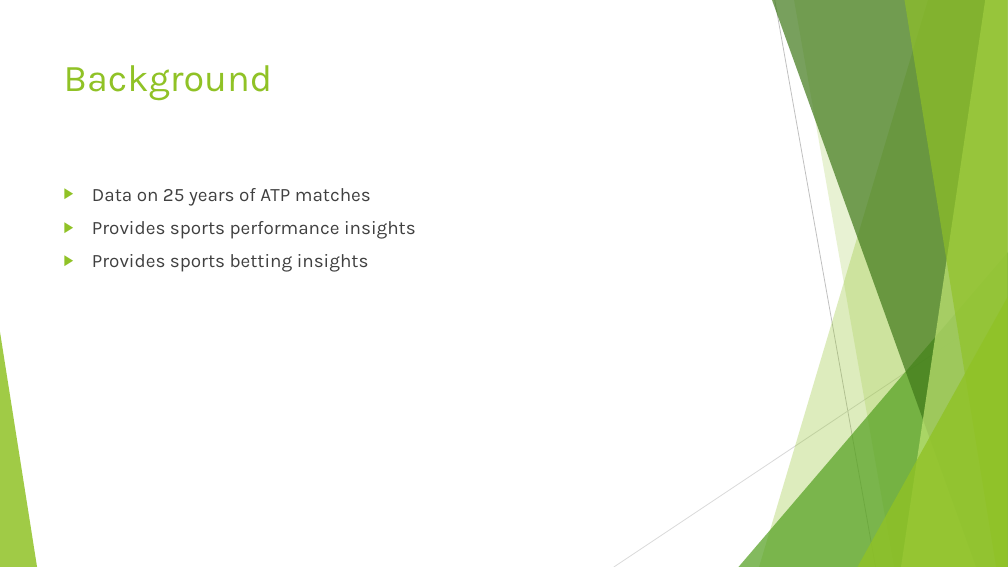
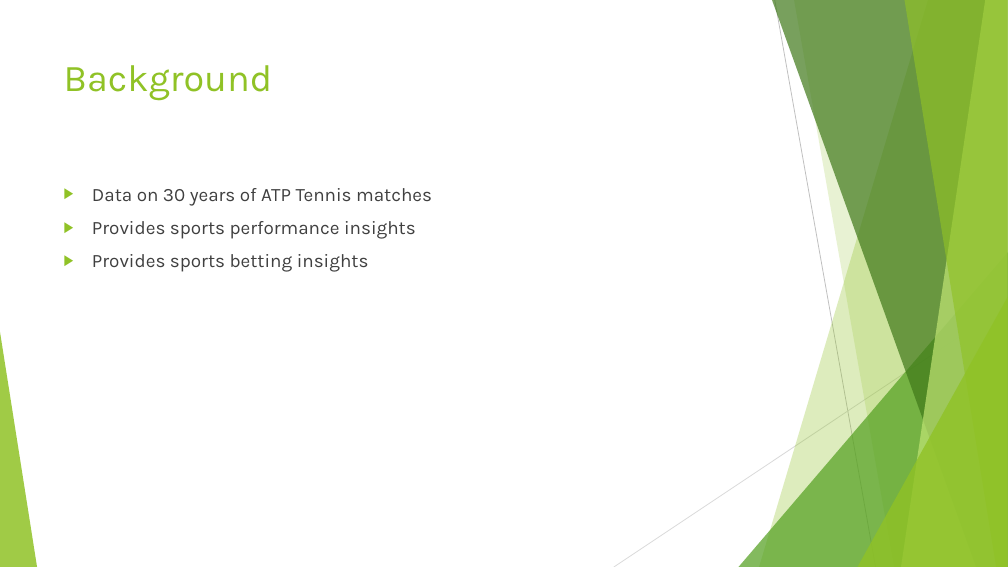
Before and after one commit to nponticelli/ml1-project, a slide deck: slide 2 of ATP Tennis Matches.pptx. Drawn at 1008x567 pixels with LibreOffice and Linux fonts; fonts in the diff are those of the drawing. Boxes give left, top, right and bottom in pixels: in the first picture for what was removed or moved away, otherwise in the second. Text is boxed around its words. In the diff, an @@ line names an element or a change of style, - is before the commit and + after.

```diff
--- a/ATP Tennis Matches.pptx
+++ b/ATP Tennis Matches.pptx
@@ text at (92, 188, 432, 206): text changed @@
-▶ Data on 25 years of ATP matches
+▶ Data on 30 years of ATP Tennis matches
```
Also in this commit, not shown: 5 other slides changed, 12 slides added, 1 slide removed, 5 other files.
